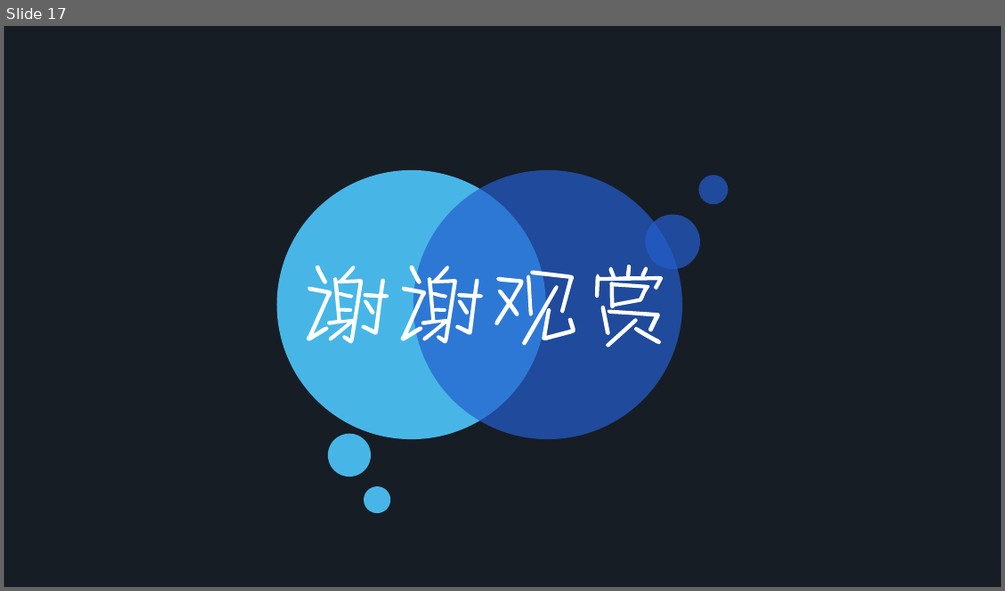
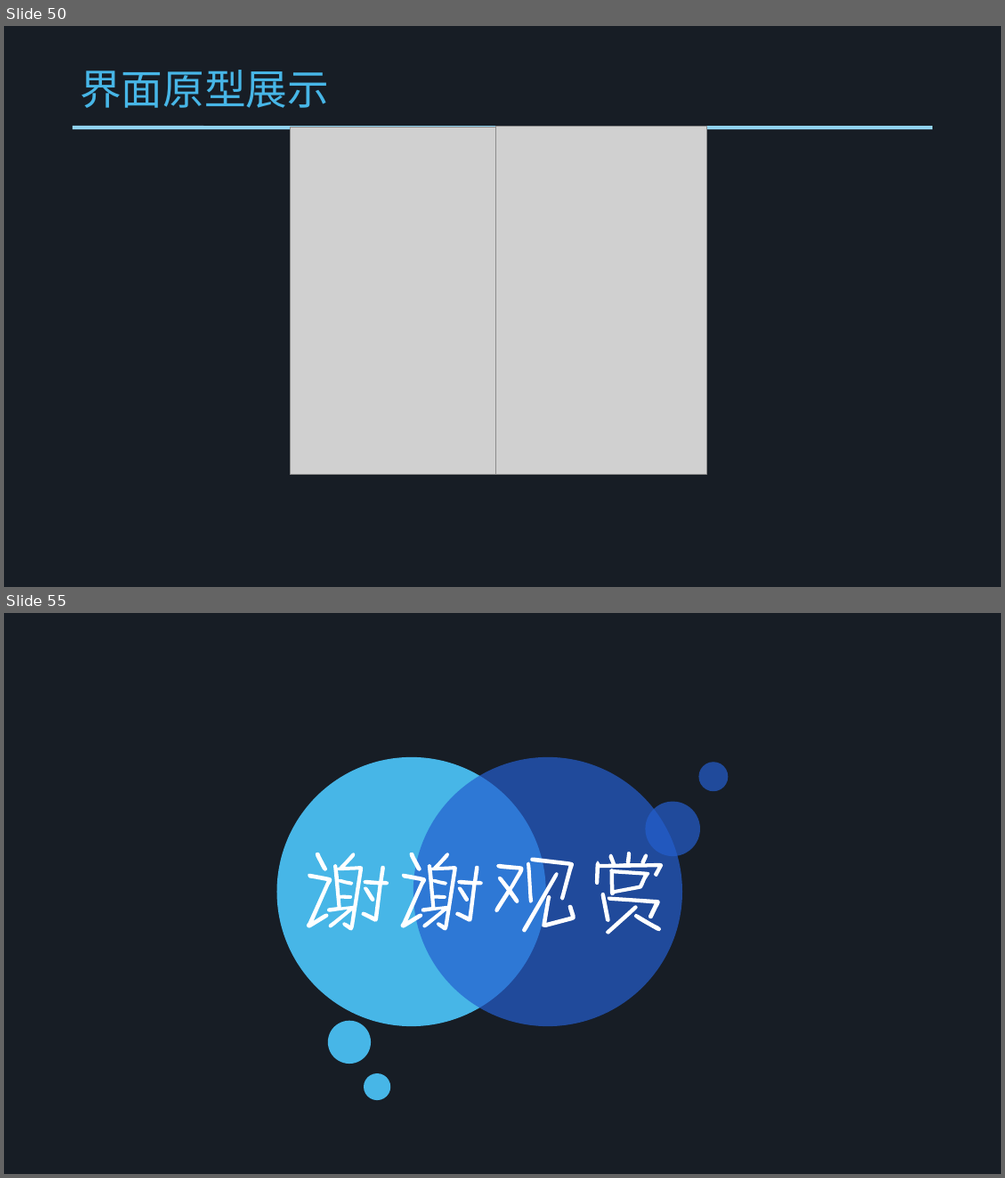
Before and after one commit to SE-2017-G4/SE-2017, a slide deck: Document/SE2017-G4 项目计划书.ppt. Shown one above the other, each under a label of ours: slide 17 before the commit, slides 50 and 55 after it; the slides between them are not shown. The pictures are 1005x591 and 1005x1178 pixels, drawn with LibreOffice and Linux fonts; fonts in the diff are those of the drawing; grey boxes stand for pictures. Boxes give left, top, right and bottom in pixels: in the first picture for what was removed or moved away, otherwise in the second. Text is boxed around its words. In the diff, an @@ line names an element or a change of style, - is before the commit and + after.

Commit message:
新增需求说明书，修改项目计划，上传界面原型

```diff
--- a/Document/SE2017-G4 项目计划书.ppt
+++ b/Document/SE2017-G4 项目计划书.ppt
@@ slide 50 added at bbox=[4, 26, 1001, 587], background #171D25 @@
@@ title added at bbox=[80, 70, 329, 108], 40 pt, text #47B6E7 @@
+界面原型展示
@@ line added from (73, 127) to (932, 127), #91D3F1 3.49 pt @@
@@ picture added at bbox=[291, 127, 495, 474] @@
@@ picture added at bbox=[495, 127, 705, 475] @@
@@ what was slide 17 is now slide 55 @@
```
Also in this commit, not shown: 7 slides changed, 38 other slides added, 1 slide removed, 33 other files.
